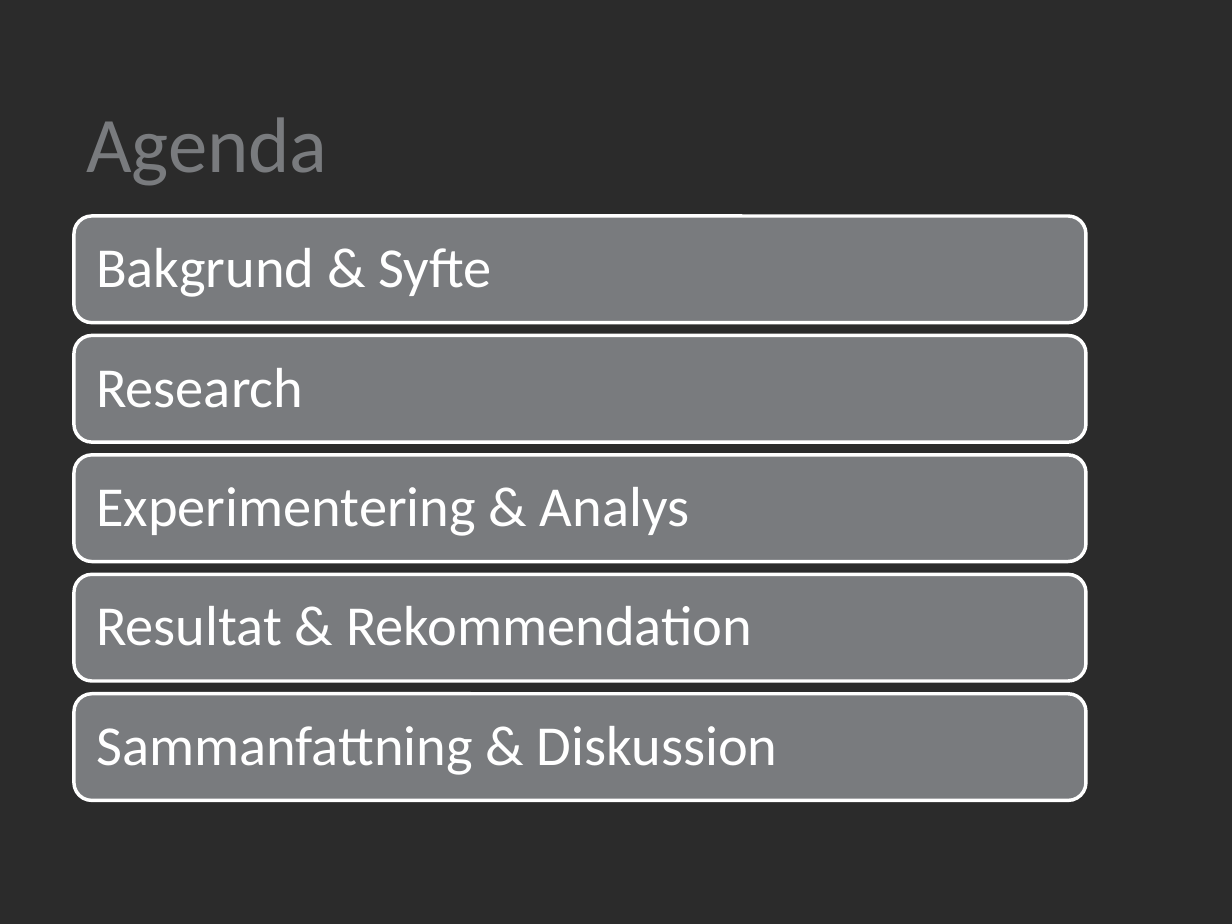
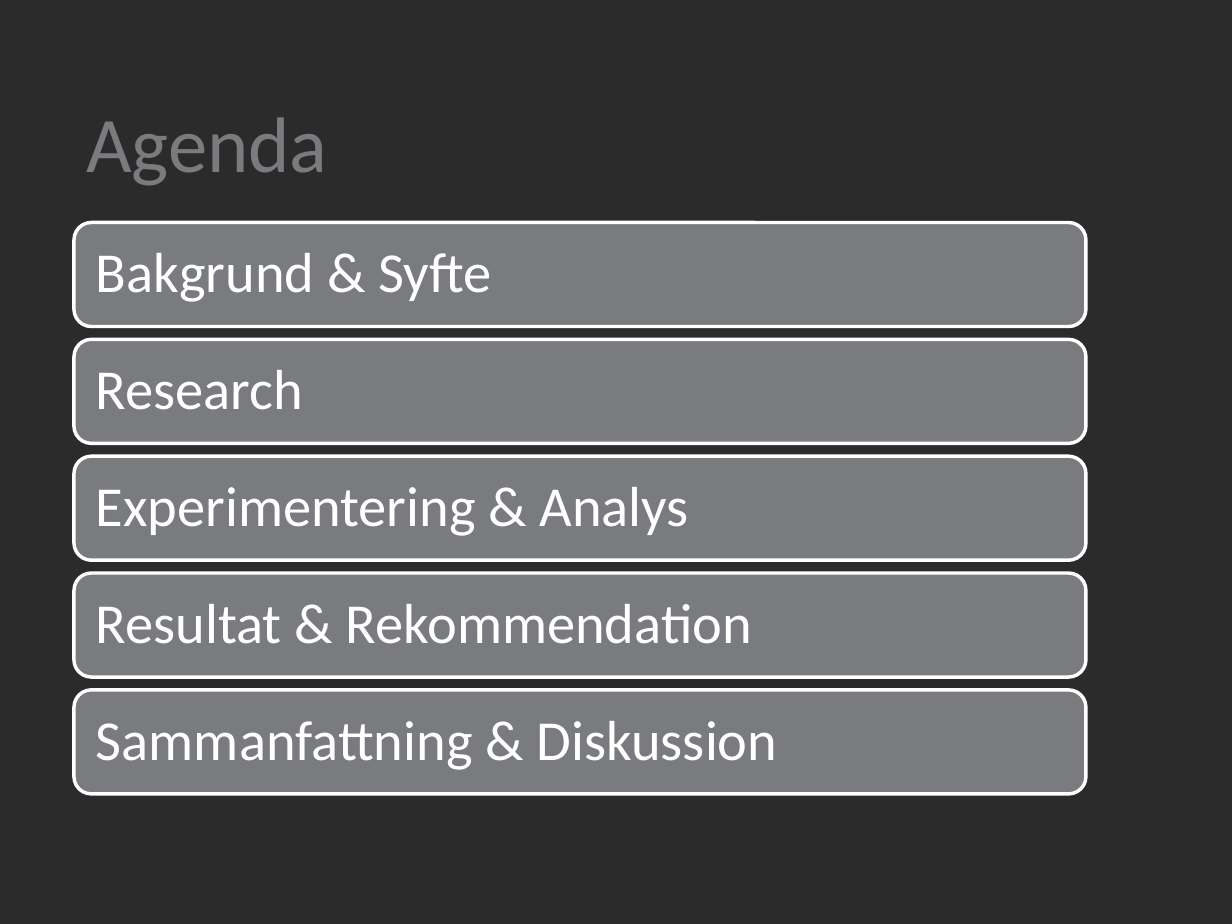
Before and after one commit to Maxenboy/Master-Thesis, a slide deck: slide 2 of Presentation/PresentationLTH.pptx. Drawn at 1232x924 pixels with LibreOffice and Linux fonts; fonts in the diff are those of the drawing; background and template pictures are left out; a plain dark background stands for a picture behind light text. Boxes give left, top, right and bottom in pixels: in the first picture for what was removed or moved away, otherwise in the second. Text is boxed around its words. In the diff, an @@ line names an element or a change of style, - is before the commit and + after.

```diff
--- a/Presentation/PresentationLTH.pptx
+++ b/Presentation/PresentationLTH.pptx
@@ rounded rectangle: place and size @@
-rounded rectangle at box(74, 216, 1085, 323)
+rounded rectangle at box(74, 223, 1085, 326)
@@ text "Bakgrund & Syfte": place and size @@
-text "Bakgrund & Syfte" at box(96, 248, 492, 297)
+text "Bakgrund & Syfte" at box(96, 253, 491, 302)
@@ rounded rectangle: place and size @@
-rounded rectangle at box(74, 335, 1085, 442)
+rounded rectangle at box(74, 339, 1085, 442)
@@ rounded rectangle: place and size @@
-rounded rectangle at box(74, 574, 1085, 681)
+rounded rectangle at box(74, 573, 1085, 676)
@@ rounded rectangle: place and size @@
-rounded rectangle at box(74, 694, 1085, 801)
+rounded rectangle at box(74, 690, 1085, 793)
@@ text "Sammanfattning & Diskussion": place and size @@
-text "Sammanfattning & Diskussion" at box(96, 726, 778, 775)
+text "Sammanfattning & Diskussion" at box(96, 721, 778, 770)
```
Also in this commit, not shown: 2 other slides changed, 1 slide removed, 1 other file.
